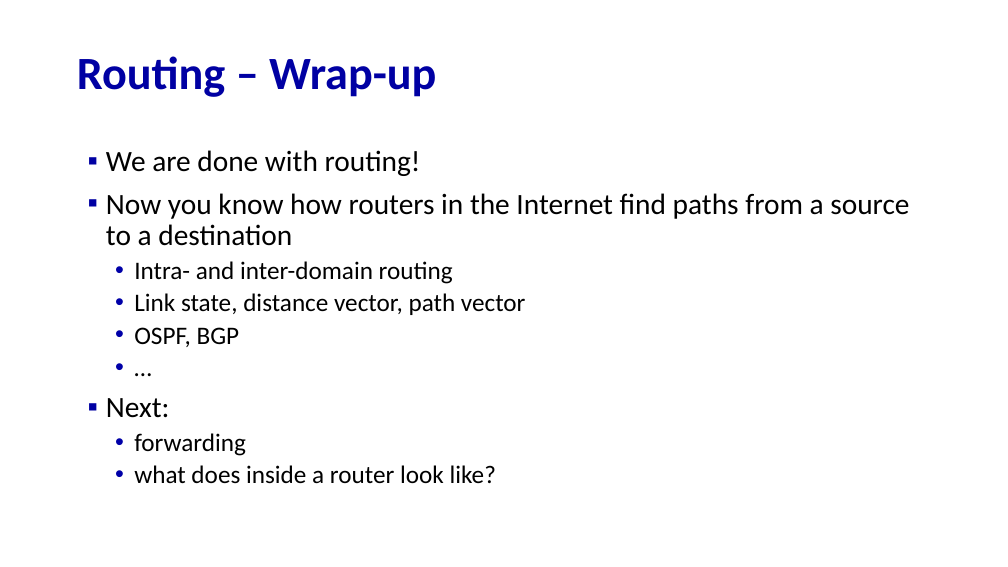
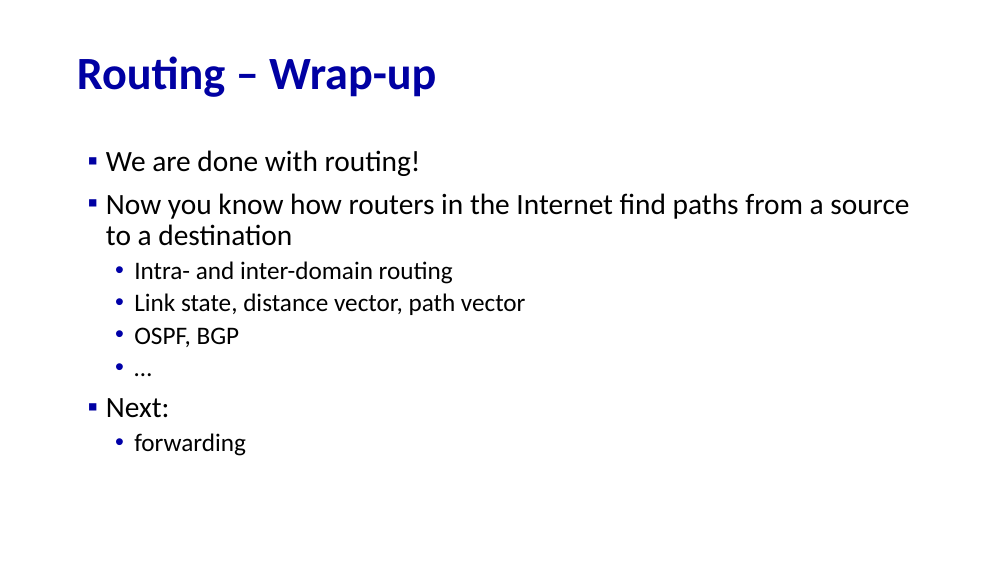
Before and after one commit to minmit/webpage, a slide deck: slide 45 of courses/CS456-F25/lectures/lec12.pptx. Drawn at 1008x567 pixels with LibreOffice and Linux fonts; fonts in the diff are those of the drawing. Boxes give left, top, right and bottom in pixels: in the first picture for what was removed or moved away, otherwise in the second. Text is boxed around its words. In the diff, an @@ line names an element or a change of style, - is before the commit and + after.

```diff
--- a/courses/CS456-F25/lectures/lec12.pptx
+++ b/courses/CS456-F25/lectures/lec12.pptx
@@ text at [134, 465, 496, 484]: paragraph removed @@
-  • what does inside a router look like?
```
Also in this commit, not shown: 4 other files.
